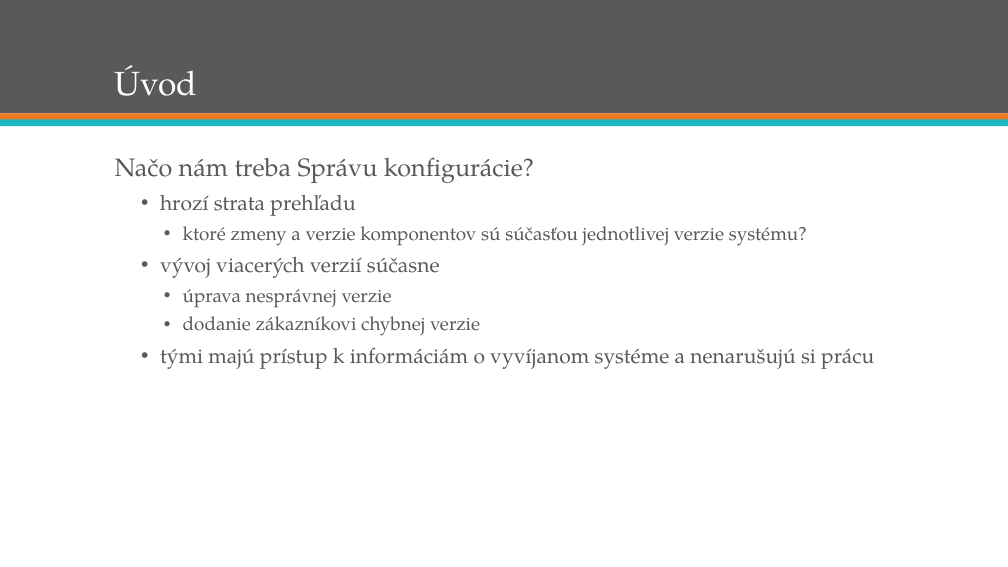
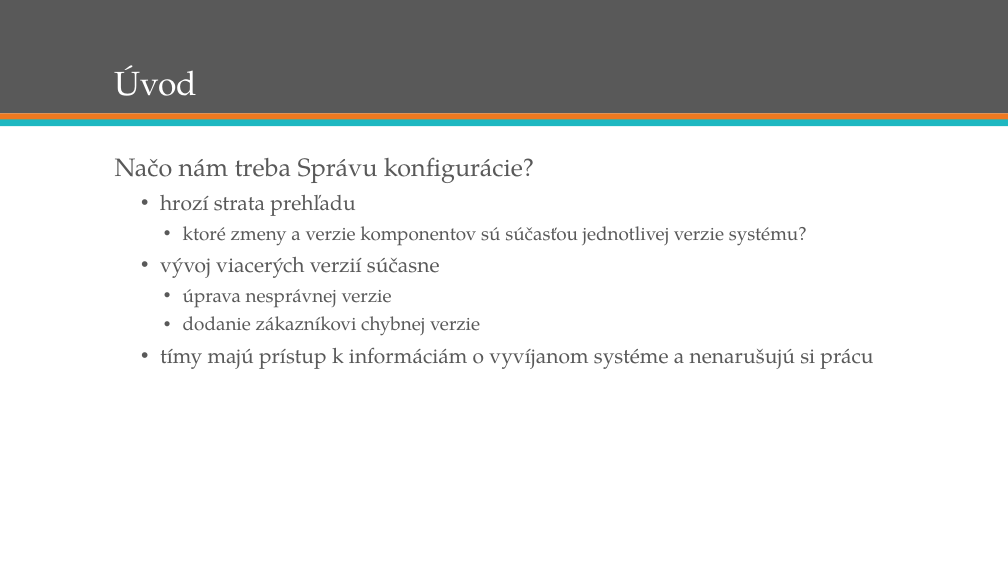
Before and after one commit to ppatrik/swib-prezentacia, a slide deck: slide 5 of swib.pptx. Drawn at 1008x567 pixels with LibreOffice and Linux fonts; fonts in the diff are those of the drawing. Boxes give left, top, right and bottom in pixels: in the first picture for what was removed or moved away, otherwise in the second. Text is boxed around its words. In the diff, an @@ line names an element or a change of style, - is before the commit and + after.

```diff
--- a/swib.pptx
+++ b/swib.pptx
@@ text at bbox=[160, 347, 873, 369]: text changed @@
-  • tými majú prístup k informáciám o vyvíjanom systéme a nenarušujú si prácu
+  • tímy majú prístup k informáciám o vyvíjanom systéme a nenarušujú si prácu
```
Also in this commit, not shown: 1 other slide changed, 5 slides added.
